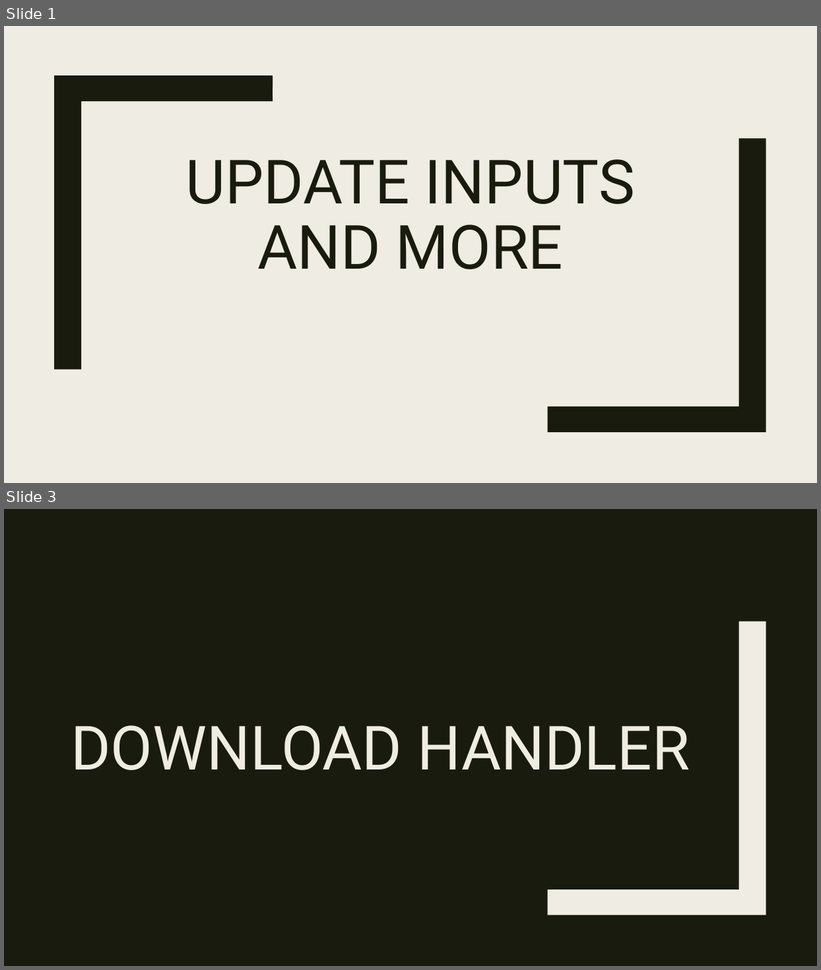
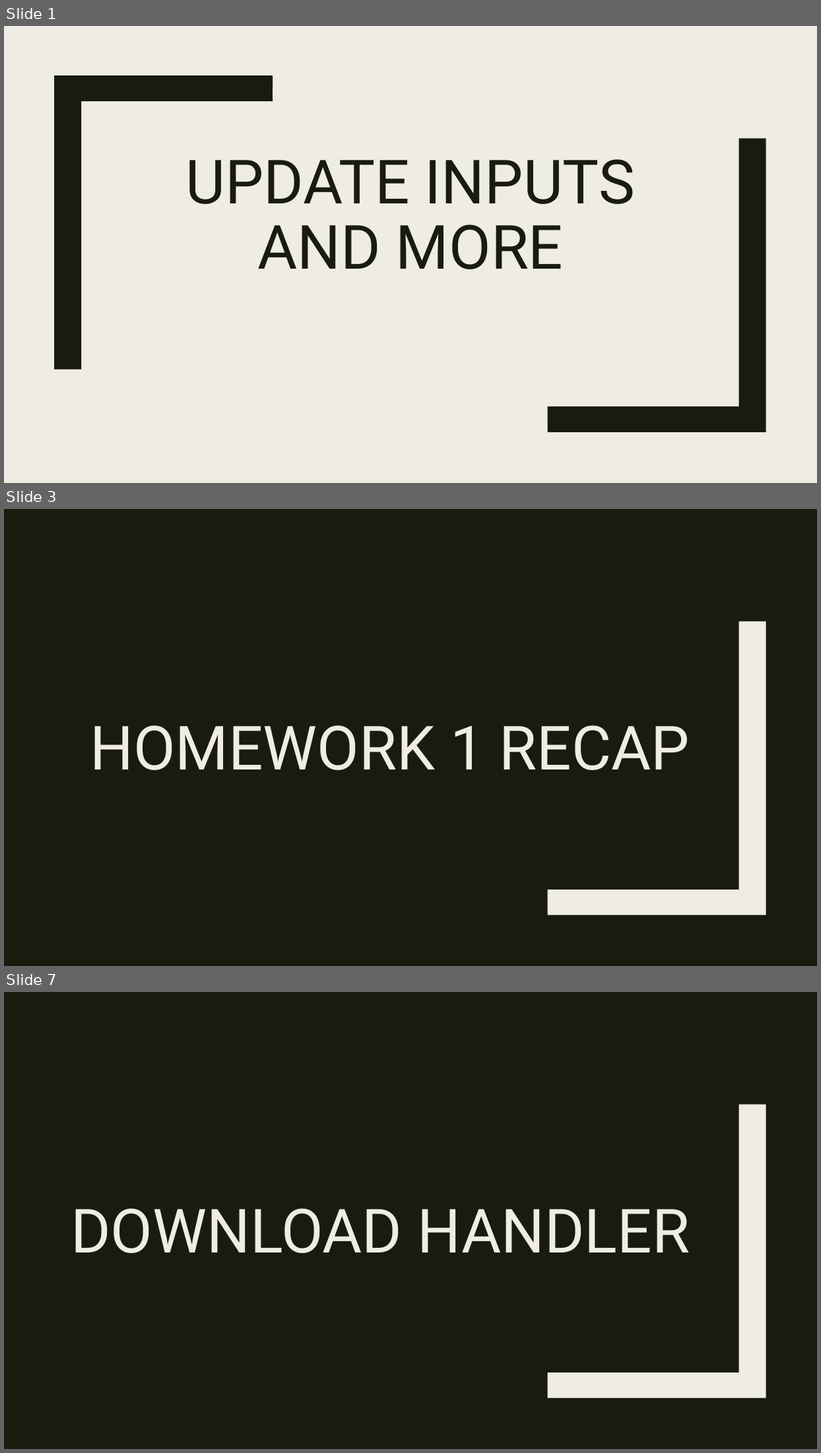
Before and after one commit to RforOperations2018/Class_5, a slide deck: Class 5.pptx. Shown one above the other, each under a label of ours: slides 1 and 3 before the commit, slides 1, 3 and 7 after it; the slides between them are not shown. The pictures are 821x970 and 821x1453 pixels, drawn with LibreOffice and Linux fonts; fonts in the diff are those of the drawing. Boxes give left, top, right and bottom in pixels: in the first picture for what was removed or moved away, otherwise in the second. Text is boxed around its words. In the diff, an @@ line names an element or a change of style, - is before the commit and + after.

```diff
--- a/Class 5.pptx
+++ b/Class 5.pptx
@@ slide 3 added at (x1=4, y1=509, x2=817, y2=966), background #191B0E; not listed: 1 template element that a slide beside it also shows @@
@@ title added at (x1=90, y1=725, x2=690, y2=770), 72 pt, text #EFEDE3 @@
+HOMEWORK 1 RECAP
@@ what was slide 3 is now slide 7 @@
```
Also in this commit, not shown: 1 slide changed, 3 other slides added, 4 other files.
